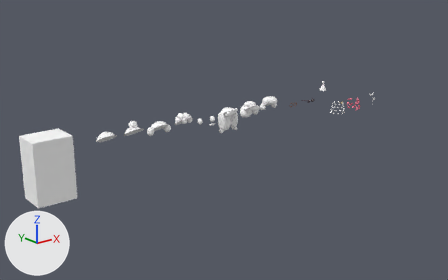
The glTF model gobble-kitchen/src/assets/models/guest.glb: old version first, new version second.
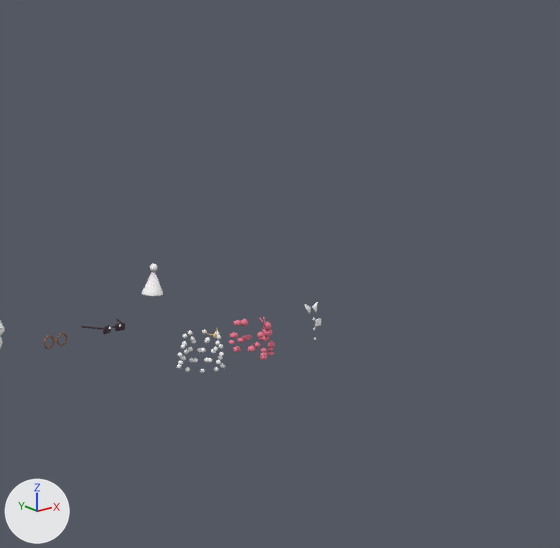
Each version is shown whole from a 50 mm lens placed at (-4.14, -10.26, 4.33), pointed at (4.54, 0.6, -0.01), then close up on the part from 62% to 100% of the width and 0% to 60% of the height. Lighting does not change. The marker at lower left points along +X, +Y and +Z. The first two pictures are the older version. Where no turn or scale is listed for an object, it has been applied to the vertices.

The scene before the commit, as lines of its bpy script (objects in view):
```python
me_acc_dots = bpy.data.meshes.new('acc_dots')
me_acc_dots.from_pydata(...)  # 467 vertices, 790 faces; spans x -0.202..0.202, y -0.174..0.174, z -0.164..0.164
me_acc_dots.materials.append(mat_vc)
me_acc_shirt = bpy.data.meshes.new('acc_shirt')
me_acc_shirt.from_pydata(...)  # 168 vertices, 312 faces; spans x -0.096..0.096, y -0.039..0.039, z -0.151..0.151
me_acc_shirt.materials.append(mat_vc)
me_acc_toile = bpy.data.meshes.new('acc_toile')
me_acc_toile.from_pydata(...)  # 329 vertices, 550 faces; spans x -0.181..0.181, y -0.182..0.182, z -0.177..0.177
me_acc_toile.materials.append(mat_vc)
me_hat_party = bpy.data.meshes.new('hat_party')
me_hat_party.from_pydata(...)  # 124 vertices, 240 faces; spans x -0.082..0.082, y -0.082..0.082, z -0.117..0.117
me_hat_party.materials.append(mat_vc)
ob_acc_dots__geo = bpy.data.objects.new('acc_dots__geo', me_acc_dots)
ob_acc_dots__geo.location = (7.8, -0.003, 0.393)
ob_acc_shirt__geo = bpy.data.objects.new('acc_shirt__geo', me_acc_shirt)
ob_acc_shirt__geo.location = (9.012, -0.132, 0.447)
ob_acc_toile__geo = bpy.data.objects.new('acc_toile__geo', me_acc_toile)
ob_acc_toile__geo.location = (8.425, 0.0, 0.392)
ob_hat_party__geo = bpy.data.objects.new('hat_party__geo', me_hat_party)
ob_hat_party__geo.location = (7.2, 0.0, 1.027)
```
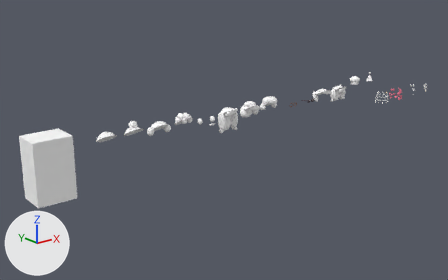
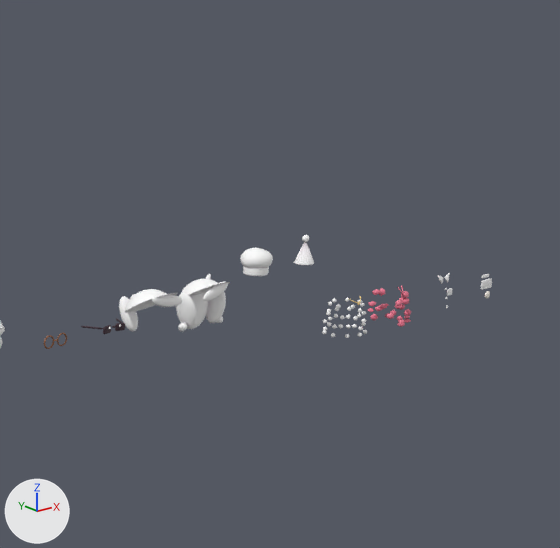
Where the change shows, as pixel boxes (x1, y1, x2, y2) in the close-ups (560 x 548 px):
'hair_wispy__geo', added: after (176, 274, 230, 331)
'acc_toile__geo', moved: before (229, 317, 275, 360); after (368, 286, 411, 327)
'hair_ponytail__geo', added: after (119, 289, 182, 332)
'acc_dots__geo', moved: before (177, 328, 225, 373); after (322, 296, 367, 338)
'hat_chef__geo', added: after (240, 248, 273, 276)
'hat_party__geo', moved: before (142, 264, 163, 296); after (294, 235, 314, 265)
'acc_shirt__geo', moved: before (304, 302, 321, 340); after (437, 273, 453, 309)
'acc_print__geo', added: after (481, 274, 492, 299)

Edits to the bpy script that builds the scene:
```text
Add me_hat_chef:
    me_hat_chef.from_pydata(...)  # 364 vertices, 720 faces; spans x -0.128..0.128, y -0.127..0.127, z -0.105..0.105
    me_hat_chef.materials.append(mat_vc)
Add me_hair_wispy:
    me_hair_wispy.from_pydata(...)  # 1088 vertices, 2240 faces; spans x -0.247..0.247, y -0.194..0.194, z -0.229..0.229
    me_hair_wispy.materials.append(mat_vc)
Add me_hair_ponytail:
    me_hair_ponytail.from_pydata(...)  # 680 vertices, 1440 faces; spans x -0.197..0.197, y -0.255..0.255, z -0.184..0.184
    me_hair_ponytail.materials.append(mat_vc)
Add me_acc_print:
    me_acc_print.from_pydata(...)  # 194 vertices, 376 faces; spans x -0.075..0.075, y -0.028..0.028, z -0.107..0.107
    me_acc_print.materials.append(mat_vc)
Change ob_acc_dots__geo:
    ob_acc_dots__geo.location: (7.8, -0.003, 0.393) -> (9.6, -0.003, 0.393)
Change ob_acc_shirt__geo:
    ob_acc_shirt__geo.location: (9.012, -0.132, 0.447) -> (10.812, -0.132, 0.447)
Change ob_acc_toile__geo:
    ob_acc_toile__geo.location: (8.425, 0.0, 0.392) -> (10.225, 0.0, 0.392)
Change ob_hat_party__geo:
    ob_hat_party__geo.location: (7.2, 0.0, 1.027) -> (9.0, 0.0, 1.027)
Add ob_hat_chef__geo:
    ob_hat_chef__geo = bpy.data.objects.new('hat_chef__geo', me_hat_chef)
    ob_hat_chef__geo.location = (8.4, 0.003, 1.009)
Add ob_hair_wispy__geo:
    ob_hair_wispy__geo = bpy.data.objects.new('hair_wispy__geo', me_hair_wispy)
    ob_hair_wispy__geo.location = (7.8, 0.007, 0.751)
Add ob_hair_ponytail__geo:
    ob_hair_ponytail__geo = bpy.data.objects.new('hair_ponytail__geo', me_hair_ponytail)
    ob_hair_ponytail__geo.location = (7.2, 0.065, 0.766)
Add ob_acc_print__geo:
    ob_acc_print__geo = bpy.data.objects.new('acc_print__geo', me_acc_print)
    ob_acc_print__geo.location = (11.4, -0.146, 0.408)
```
